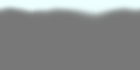
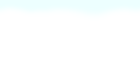
Revision of a layered (140, 70) image; what changed, layer by layer:
hid "Layer 1" over bbox(0, 4, 140, 70)
